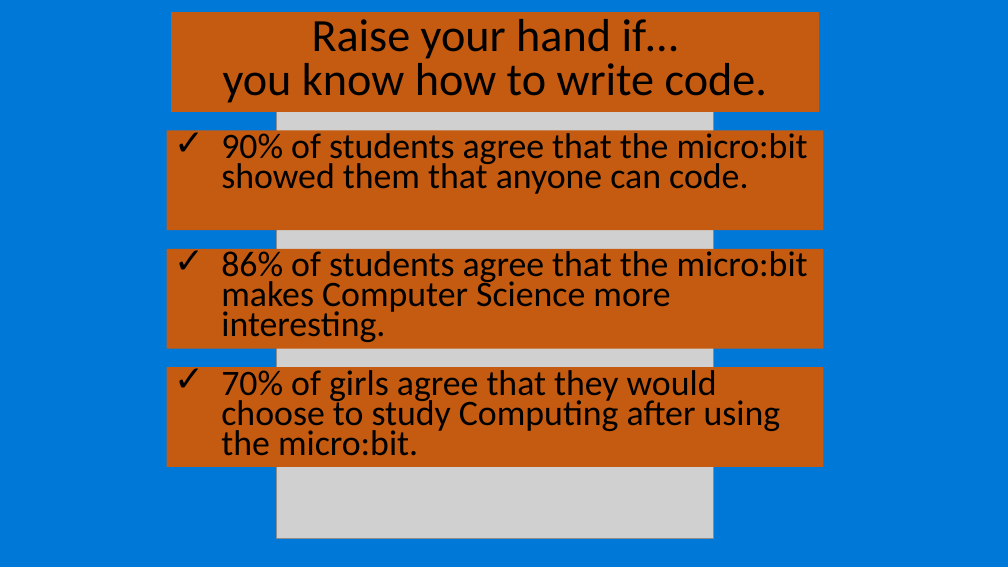
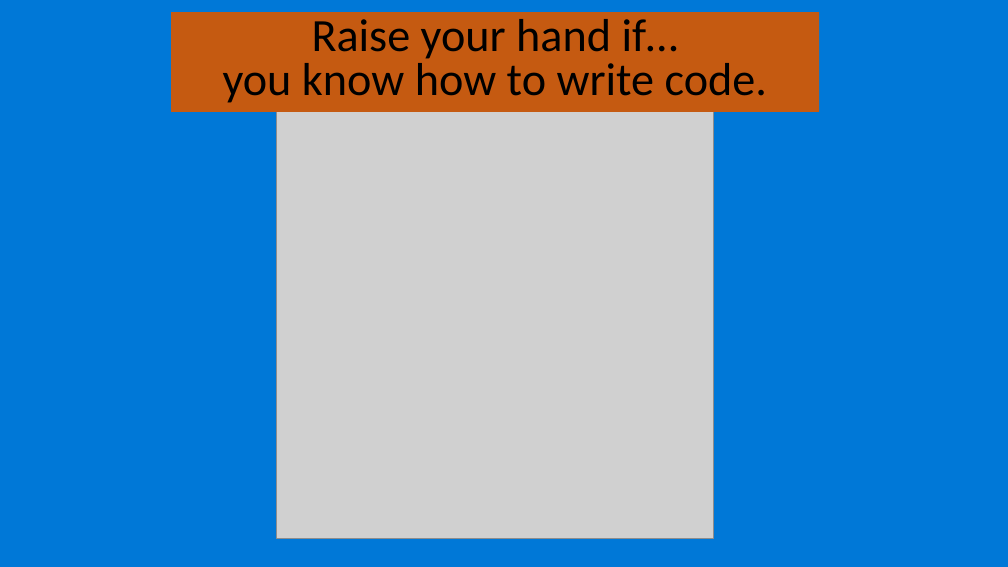
Before and after one commit to nicolehaugen/microbit, a slide deck: slide 2 of micro-bit-workshop-abbreviated.pptx. Drawn at 1008x567 pixels with LibreOffice and Linux fonts; fonts in the diff are those of the drawing; grey boxes stand for pictures. Boxes give left, top, right and bottom in pixels: in the first picture for what was removed or moved away, otherwise in the second. Text is boxed around its words. In the diff, an @@ line names an element or a change of style, - is before the commit and + after.

Commit message:
Updates

```diff
--- a/micro-bit-workshop-abbreviated.pptx
+++ b/micro-bit-workshop-abbreviated.pptx
@@ rectangle removed at <box>166,131,823,231</box> @@
-✓ 90% of students agree that the micro:bit showed them that anyone can code.
@@ rectangle removed at <box>166,249,823,349</box> @@
-✓ 86% of students agree that the micro:bit makes Computer Science more interesting.
@@ rectangle removed at <box>166,368,823,467</box> @@
-✓ 70% of girls agree that they would choose to study Computing after using the micro:bit.
```
Also in this commit, not shown: 4 slides removed.
